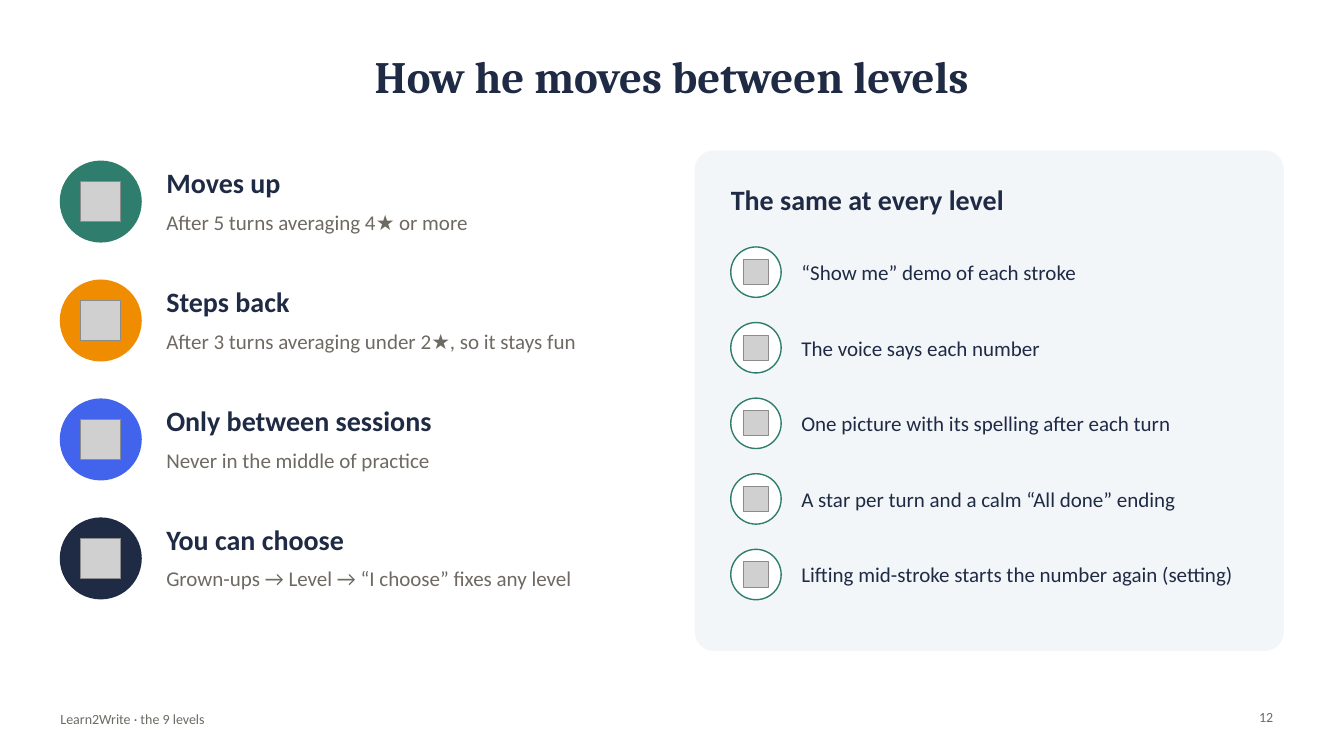
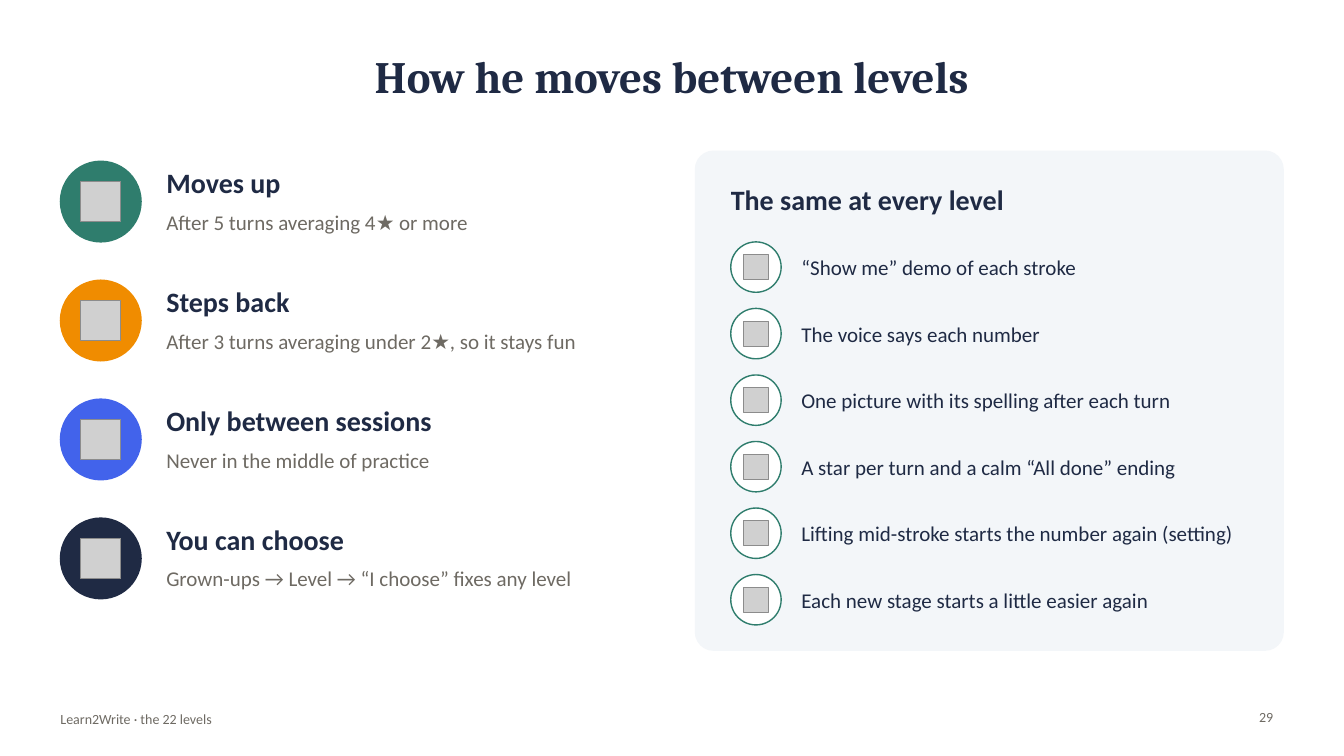
Before and after one commit to kiaanwankhede/Kiaan_Writing, a slide deck: slide 29 of docs/download/Learn2Write-levels.pptx (slide 12 before the commit). Drawn at 1344x756 pixels with LibreOffice and Linux fonts; fonts in the diff are those of the drawing; grey boxes stand for pictures. Boxes give left, top, right and bottom in pixels: in the first picture for what was removed or moved away, otherwise in the second. Text is boxed around its words. In the diff, an @@ line names an element or a change of style, - is before the commit and + after.

```diff
--- a/docs/download/Learn2Write-levels.pptx
+++ b/docs/download/Learn2Write-levels.pptx
@@ 1 picture, 1 text, 1 ellipse: place and size @@
-1 picture, 1 text, 1 ellipse at (731,247,1075,297)
+1 picture, 1 text, 1 ellipse at (731,242,1075,292)
@@ 1 picture, 1 text, 1 ellipse: place and size @@
-1 picture, 1 text, 1 ellipse at (731,323,1040,373)
+1 picture, 1 text, 1 ellipse at (731,309,1040,359)
@@ 1 picture, 1 text, 1 ellipse: place and size @@
-1 picture, 1 text, 1 ellipse at (731,398,1170,449)
+1 picture, 1 text, 1 ellipse at (731,375,1170,425)
@@ ellipse: place and size @@
-ellipse at (731,474,781,524)
+ellipse at (731,442,781,492)
@@ text "A star per turn and ...": place and size @@
-text "A star per turn and ..." at (801,492,1175,511)
+text "A star per turn and ..." at (801,460,1175,479)
@@ picture: place and size @@
-picture at (744,487,769,512)
+picture at (744,454,769,479)
@@ 1 picture, 1 text, 1 ellipse: place and size @@
-1 picture, 1 text, 1 ellipse at (731,549,1232,600)
+1 picture, 1 text, 1 ellipse at (731,508,1232,559)
@@ ellipse added at (731,575,781,625), fill #FFFFFF, outline #2F7D6D 1 pt @@
@@ picture added at (744,588,769,613) @@
@@ text added at (801,593,1147,612), 15 pt, text #1F2A44 @@
+Each new stage starts a little easier again
@@ text at (60,714,212,724): text changed @@
-Learn2Write · the 9 levels
+Learn2Write · the 22 levels
@@ page number at (1259,713,1273,722): text changed @@
-12
+29
```
Also in this commit, not shown: 10 other slides changed, 18 slides added, 1 slide removed, 32 other files.
